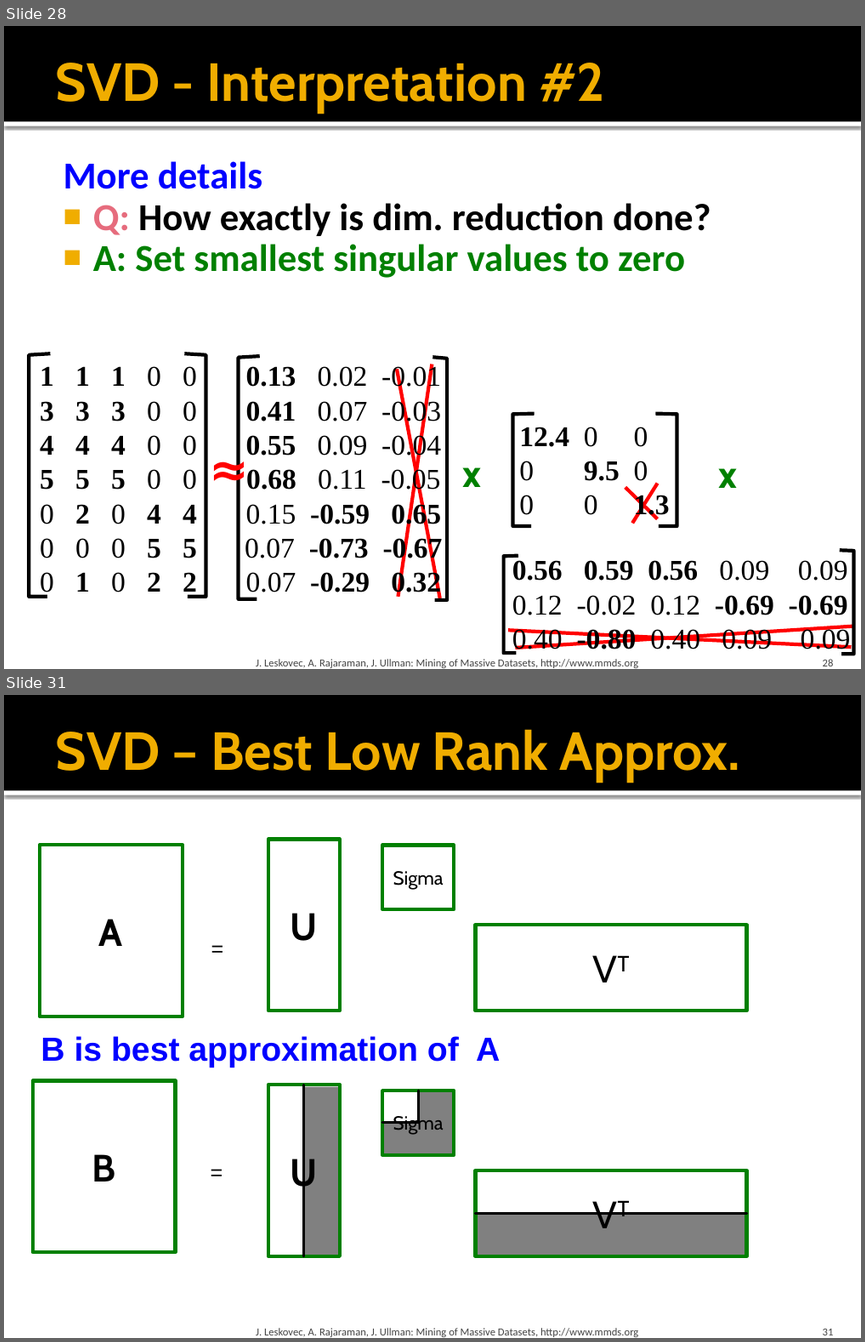
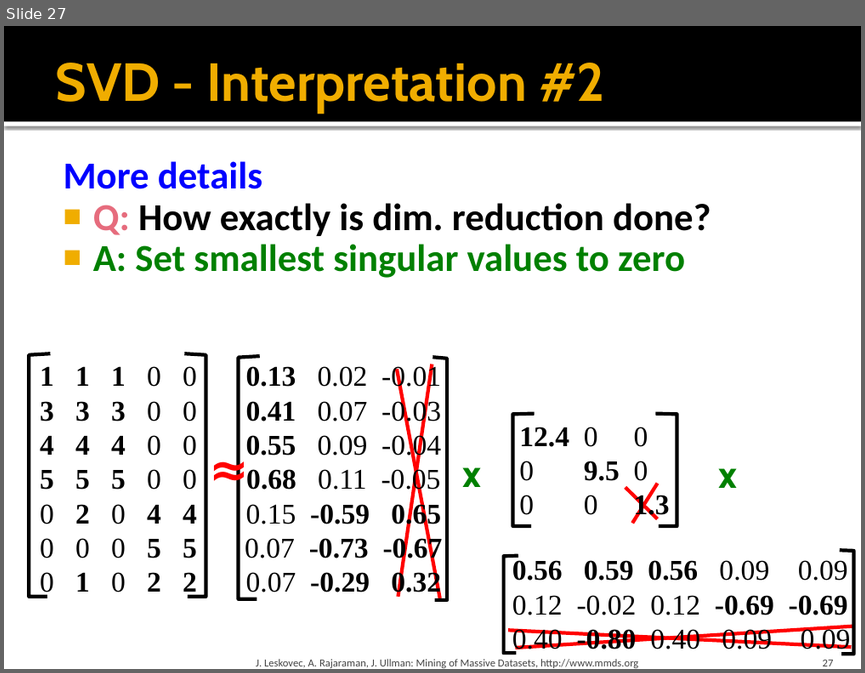
Before and after one commit to yaoyichi/yaoyichi.github.io, a slide deck: spatial-ai/w4w5.3-ch11-dimred.pptx. Shown one above the other, each under a label of ours: slides 28 and 31 before the commit, slide 27 after it; the slides between them are not shown. The pictures are 865x1342 and 865x673 pixels, drawn with LibreOffice and Linux fonts; fonts in the diff are those of the drawing. Boxes give left, top, right and bottom in pixels: in the first picture for what was removed or moved away, otherwise in the second. Text is boxed around its words. In the diff, an @@ line names an element or a change of style, - is before the commit and + after.

```diff
--- a/spatial-ai/w4w5.3-ch11-dimred.pptx
+++ b/spatial-ai/w4w5.3-ch11-dimred.pptx
@@ slide 31 removed at bbox=[4, 695, 861, 1338], background #FFFFFF; not listed: 2 template elements that a slide beside it also shows @@
@@ title removed at bbox=[55, 729, 740, 782] @@
-SVD – Best Low Rank Approx.
@@ rectangle removed at bbox=[40, 845, 183, 1016] @@
-A
@@ rectangle removed at bbox=[268, 839, 339, 1010] @@
-U
@@ rectangle removed at bbox=[383, 845, 454, 909] @@
-Sigma
@@ text removed at bbox=[203, 930, 233, 965] @@
-=
@@ rectangle removed at bbox=[475, 925, 747, 1010] @@
-VT
@@ text removed at bbox=[41, 1036, 500, 1067] @@
-B is best approximation of A
@@ rectangle removed at bbox=[32, 1081, 176, 1252] @@
-B
@@ rectangle removed at bbox=[268, 1085, 339, 1256] @@
-U
@@ rectangle removed at bbox=[304, 1087, 340, 1256] @@
@@ line removed from (304, 1085) to (304, 1256) @@
@@ rectangle removed at bbox=[383, 1090, 454, 1154] @@
-Sigma
@@ rectangle removed at bbox=[418, 1090, 454, 1154] @@
@@ line removed from (418, 1090) to (418, 1123) @@
@@ rectangle removed at bbox=[383, 1123, 419, 1155] @@
@@ line removed from (383, 1123) to (418, 1123) @@
@@ text removed at bbox=[202, 1154, 232, 1189] @@
-=
@@ rectangle removed at bbox=[475, 1170, 747, 1256] @@
-VT
@@ rectangle removed at bbox=[475, 1213, 747, 1256] @@
@@ line removed from (747, 1213) to (475, 1213) @@
@@ text removed at bbox=[256, 1327, 638, 1337] @@
-J. Leskovec, A. Rajaraman, J. Ullman: Mining of Massive Datasets, http://www.mmds.org
@@ page number removed at bbox=[823, 1328, 834, 1335] @@
-31
@@ what was slide 28 is now slide 27 @@
@@ page number at bbox=[823, 659, 834, 666]: text changed @@
-28
+27
```
Also in this commit, not shown: 7 slides changed, 1 slide added, 14 other slides removed, 4 other files.
